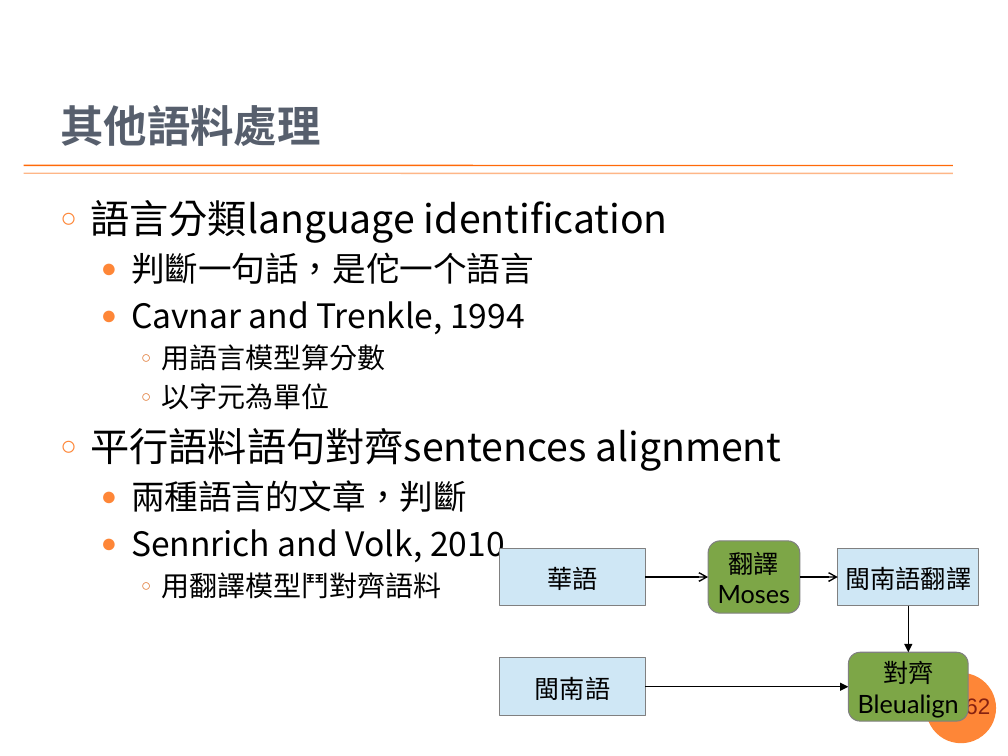
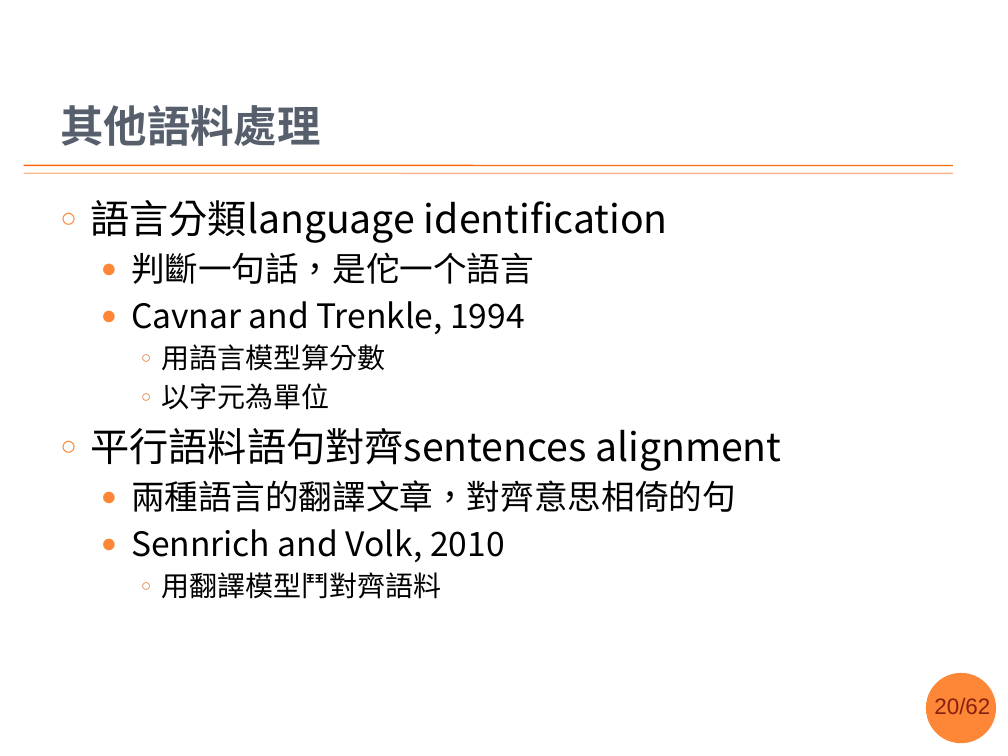
Before and after one commit to sih4sing5hong5/po3-ko3_tau5-iann2-phinn3, a slide deck: slide 20 of 翻譯報告.pptx. Drawn at 1008x756 pixels with LibreOffice and Linux fonts; fonts in the diff are those of the drawing; background and template pictures are left out. Boxes give left, top, right and bottom in pixels: in the first picture for what was removed or moved away, otherwise in the second. Text is boxed around its words. In the diff, an @@ line names an element or a change of style, - is before the commit and + after.

```diff
--- a/翻譯報告.pptx
+++ b/翻譯報告.pptx
@@ text at [131, 480, 736, 512]: text changed @@
-  ● 兩種語言的文章，判斷
+  ● 兩種語言的翻譯文章，對齊意思相倚的句
@@ group removed at [500, 541, 979, 721]: 3 rectangles, 3 arrows, 2 rounded rectangles, 1 elbow arrow @@
-閩南語
-翻譯
-Moses
-對齊
-Bleualign
-華語
-閩南語翻譯
```
Also in this commit, not shown: 12 other slides changed, 1 other file.
